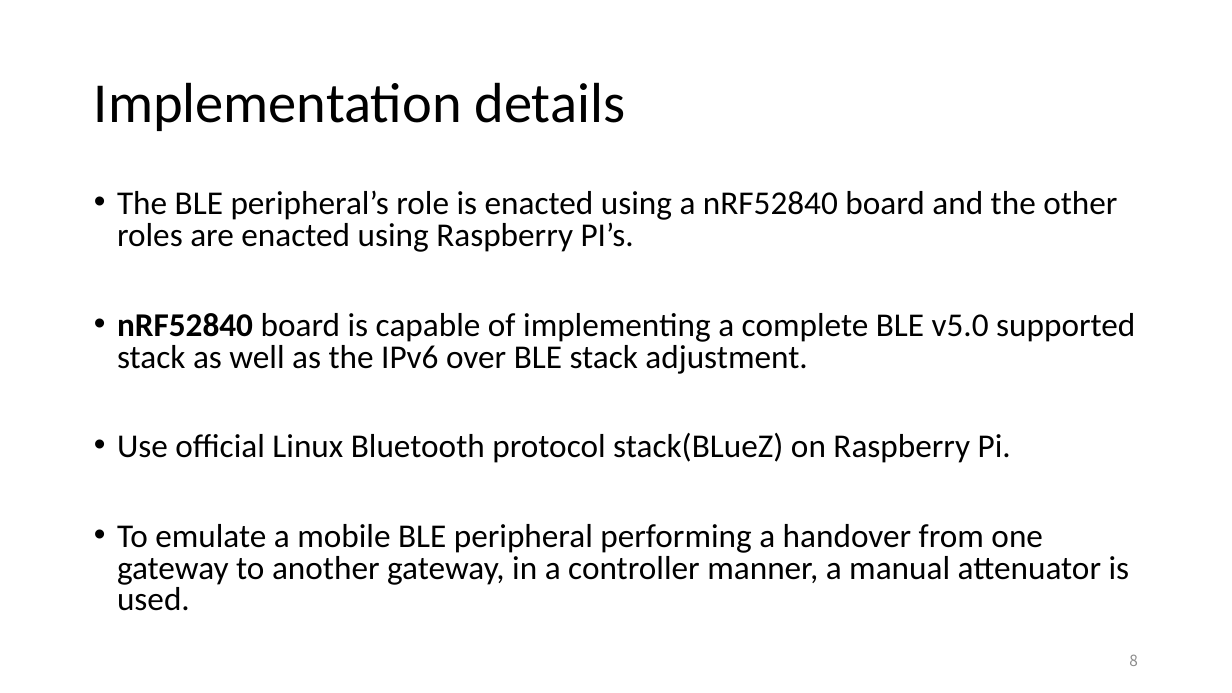
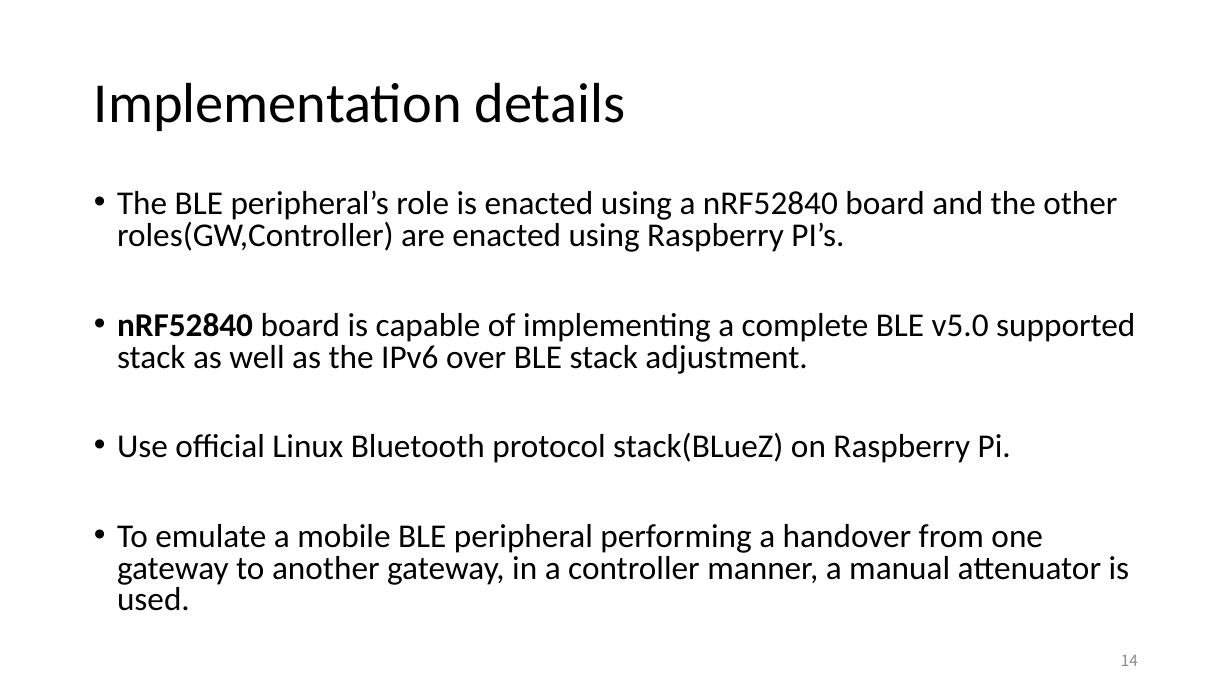
Before and after one commit to EKOISMYLOVE/NTUT_GM_PPT, a slide deck: slide 14 of A BLE-based multi-gateway network infrastructure with handover support for mobile BLE peripherals.pptx (slide 8 before the commit). Drawn at 1232x693 pixels with LibreOffice and Linux fonts; fonts in the diff are those of the drawing. Boxes give left, top, right and bottom in pixels: in the first picture for what was removed or moved away, otherwise in the second. Text is boxed around its words. In the diff, an @@ line names an element or a change of style, - is before the commit and + after.

```diff
--- a/A BLE-based multi-gateway network infrastructure with handover support for mobile BLE peripherals.pptx
+++ b/A BLE-based multi-gateway network infrastructure with handover support for mobile BLE peripherals.pptx
@@ text at box(117, 190, 1117, 252): text changed @@
-• The BLE peripheral’s role is enacted using a nRF52840 board and the other roles are enacted using Raspberry PI’s.
+• The BLE peripheral’s role is enacted using a nRF52840 board and the other roles(GW,Controller) are enacted using Raspberry PI’s.
@@ page number at box(1121, 655, 1138, 666): text changed @@
-8
+14
```
Also in this commit, not shown: 1 other slide changed, 6 slides added, 1 slide removed.
